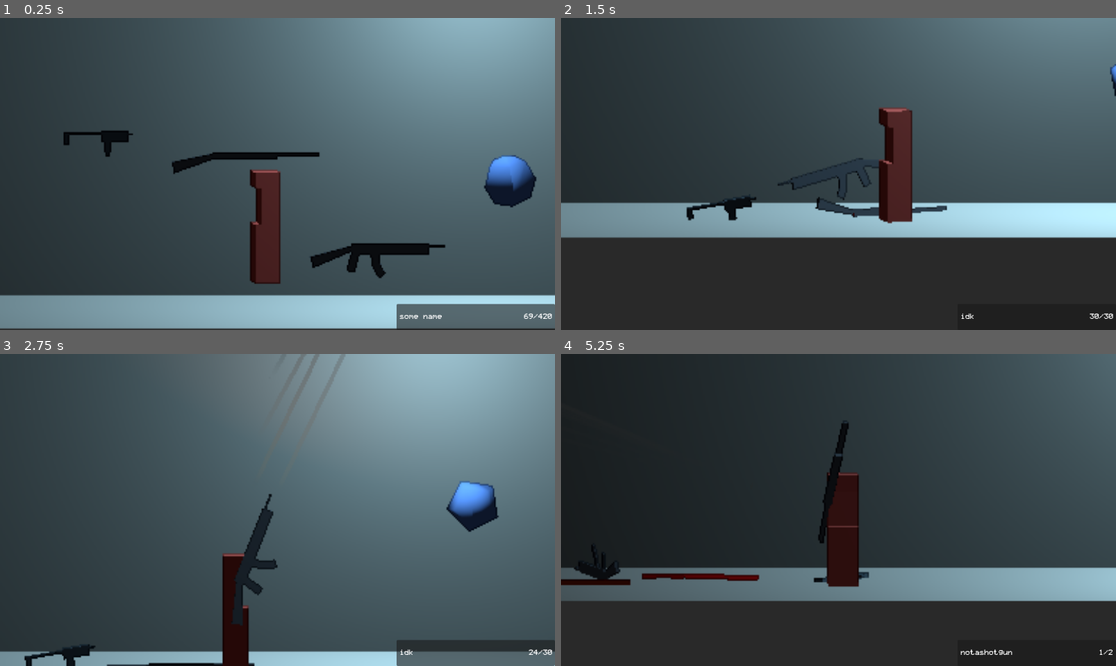
Above: before the commit, frames 1-4 (two rows, left to right).
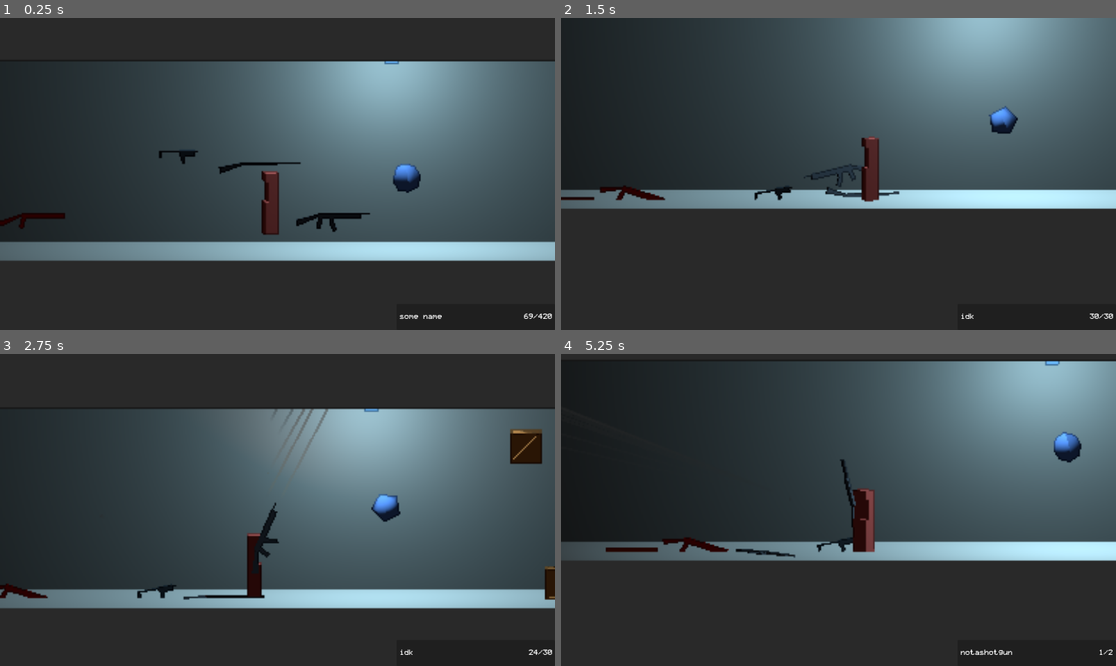
Above: after the commit, the same moments.

Repository: mncc8337/udgr
Game: Godot game, scene res://scenes/main.tscn
The game is run twice, just before and just after one commit, with the same random seed, the same clock (stepped at 60 frames per second) and the same inputs. Sound files missing from this copy of the repository are replaced by a short silence.
Inputs (mouse positions are in pixels of both pictures, inside the frame that each line leads up to):
- Up to frame 1 (0.25 s): no input
- Up to frame 2 (1.5 s): move the mouse to (960, 158) at 0.52 s; press the mouse at (960, 158) at 0.53 s; hold D (right) 0.53-1.28 s; move the mouse to (727, 189) at 1.27 s; release the mouse at (727, 189) at 1.28 s; hold A (left) from 1.28 s (still down); tap F (pickup) at 1.35 s
- Up to frame 3 (2.75 s): move the mouse to (333, 441) at 2.02 s; release A (left) at 2.03 s; press the mouse at (333, 441) at 2.03 s; hold D (right) from 2.03 s (still down)
- Up to frame 4 (5.25 s): move the mouse to (810, 572) at 2.77 s; release D (right) at 2.78 s; release the mouse at (810, 572) at 2.78 s; hold W (up) 2.78-3.53 s; tap F (pickup) at 2.85, 4.35 s; move the mouse to (1005, 556) at 3.52 s; press the mouse at (1005, 556) at 3.53 s; hold A (left) from 3.53 s (still down); move the mouse to (672, 463) at 4.27 s; release the mouse at (672, 463) at 4.28 s; move the mouse to (866, 510) at 5.02 s; press the mouse at (866, 510) at 5.03 s

The runs differ from the first frame. In frame 1, 51% of the frame differs, in the area x 0-100%, y 0-100%; in frame 2, 25%; in frame 3, 52%; in frame 4, 40%.

Commit message:
fix camera

Diff:
--- a/scenes/camera.tscn
+++ b/scenes/camera.tscn
@@ -19,7 +19,7 @@
 [node name="Camera3D" type="Camera3D"]
 projection = 1
 current = true
-size = 10.0
+size = 18.0
 near = 0.001
 script = ExtResource("1_ypxcb")
 
